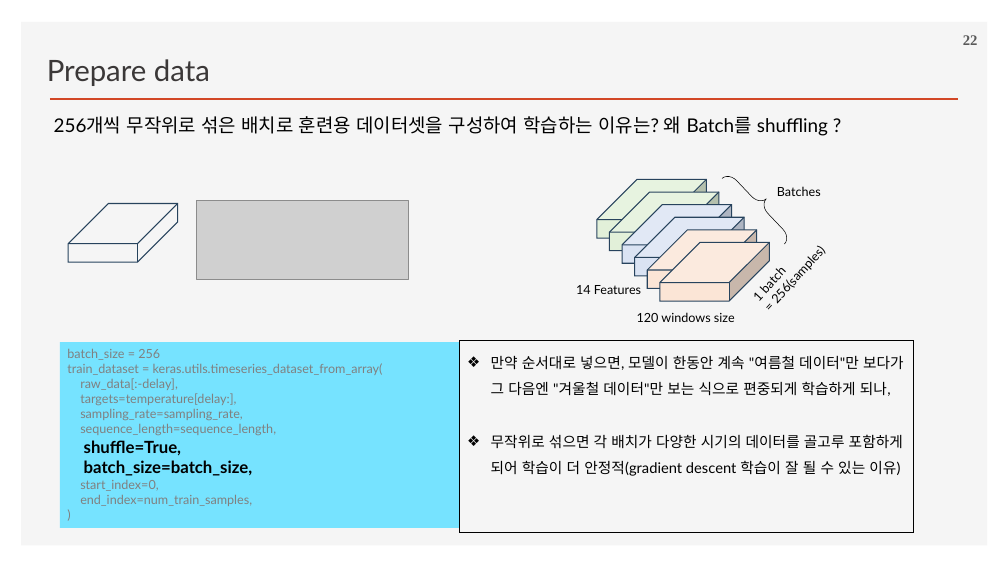
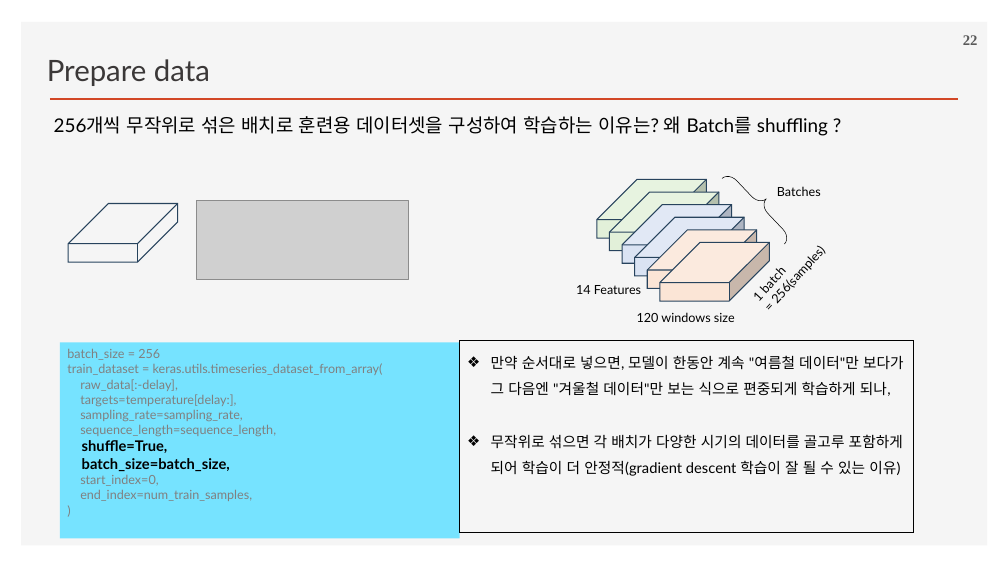
Before and after one commit to ancestor9/2026_Fall_Deep-Learning-with-Python, a slide deck: slide 22 of Chapter 13 Timeseries forecasting.pptx. Drawn at 1008x567 pixels with LibreOffice and Linux fonts; fonts in the diff are those of the drawing; grey boxes stand for pictures; background and template pictures are left out. Boxes give left, top, right and bottom in pixels: in the first picture for what was removed or moved away, otherwise in the second. Text is boxed around its words. In the diff, an @@ line names an element or a change of style, - is before the commit and + after.

```diff
--- a/Chapter 13 Timeseries forecasting.pptx
+++ b/Chapter 13 Timeseries forecasting.pptx
@@ rectangle "batch_size = 256": place and size @@
-rectangle "batch_size = 256" at [60,342,460,528]
+rectangle "batch_size = 256" at [60,343,460,538]
@@ text in rectangle at [82,440,230,471]: size 16 to 14 pt in "shuffle=True,", "batch_size=batch_size," @@
```
Also in this commit, not shown: 18 other slides changed.
